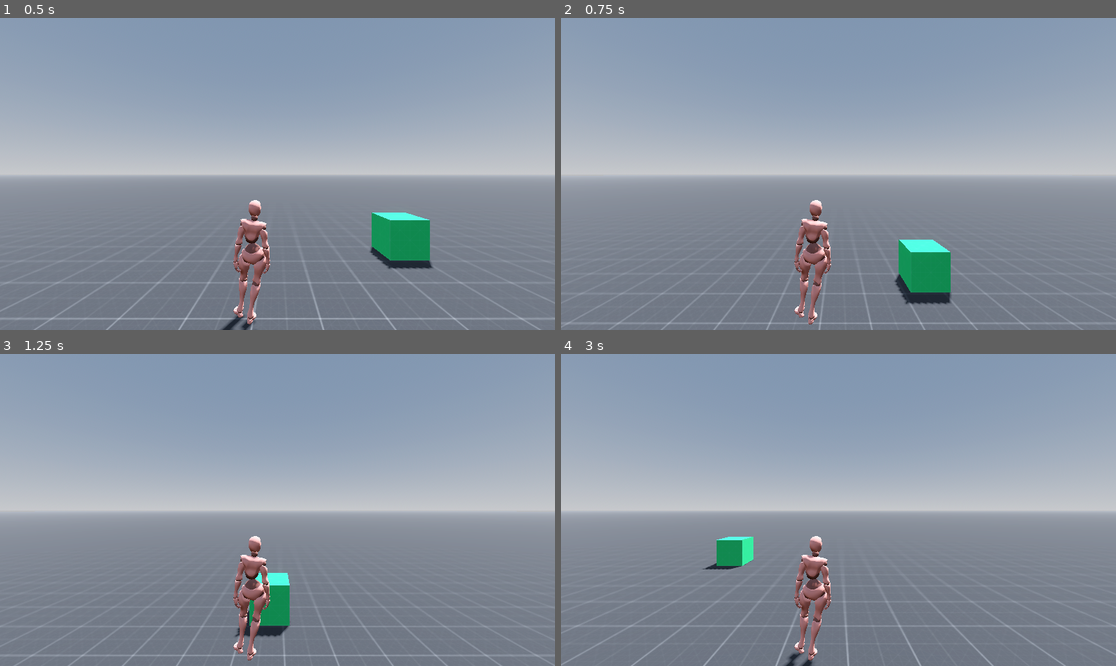
Above: before the commit, frames 1-4 (two rows, left to right).
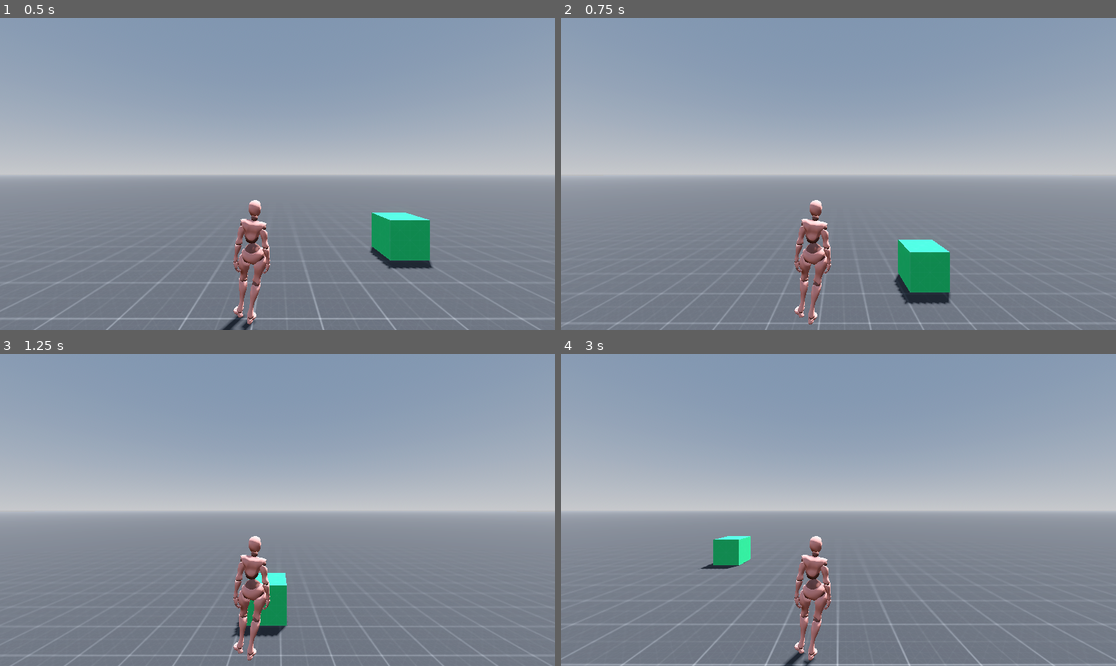
Above: after the commit, the same moments.

Repository: nathaponb/adam
Game: Godot game, scene res://scences/world.tscn
Two runs of this game, one before a commit and one after it. Both use one fixed random seed, a clock stepped at 60 frames per second and the inputs below.
Inputs:
- Up to frame 1 (0.5 s): no input
- Up to frame 2 (0.75 s): tap Enter (ui_accept) at 0.5 s; hold Right (ui_right) from 0.53 s (still down)
- Up to frame 3 (1.25 s): keep holding Right (ui_right); tap Enter (ui_accept) at 0.77 s
- Up to frame 4 (3 s): release Right (ui_right) at 1.28 s; hold Down (ui_down) 1.28-2.03 s; tap Enter (ui_accept) at 1.52 s; hold Right (ui_right) 2.03-2.78 s; hold Up (ui_up) from 2.78 s (still down)

Frame 1 is identical in both runs. In frame 2, 0.2% of the frame differs, in the area x 18-76%, y 63-100%; in frame 3, 0.6%; in frame 4, 1.8%, in the area x 0-100%, y 58-100%.

Commit message:
update player speed

Diff:
--- a/scripts/player.gd
+++ b/scripts/player.gd
@@ -1,7 +1,7 @@
 extends CharacterBody3D
 
 
-const SPEED = 5.0
+const SPEED = 5.1
 const JUMP_VELOCITY = 4.5
 
 # Get the gravity from the project settings to be synced with RigidBody nodes.
